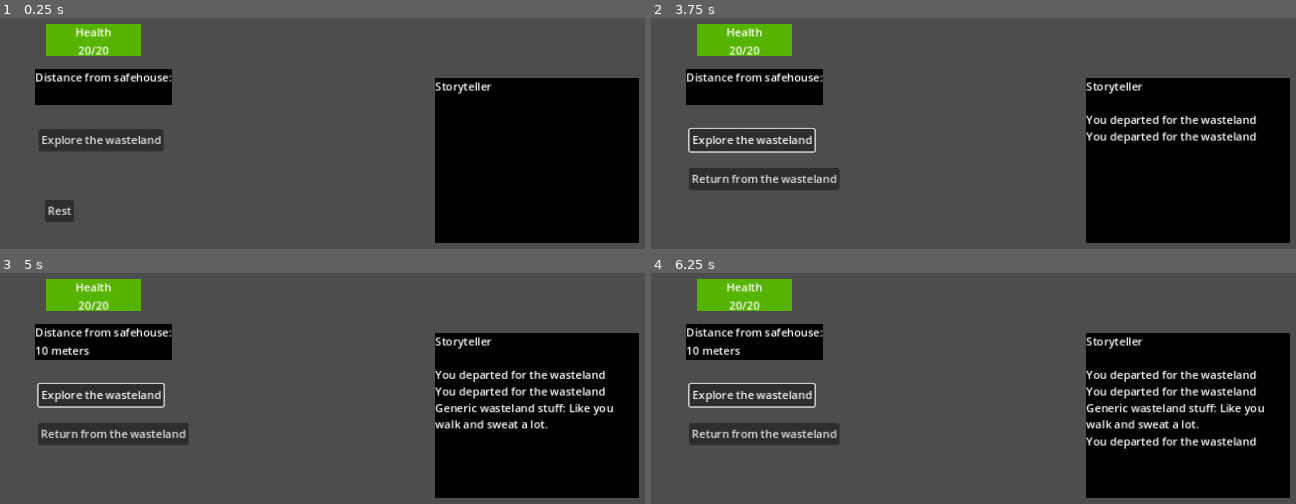
Above: before the commit, frames 1-4 (two rows, left to right).
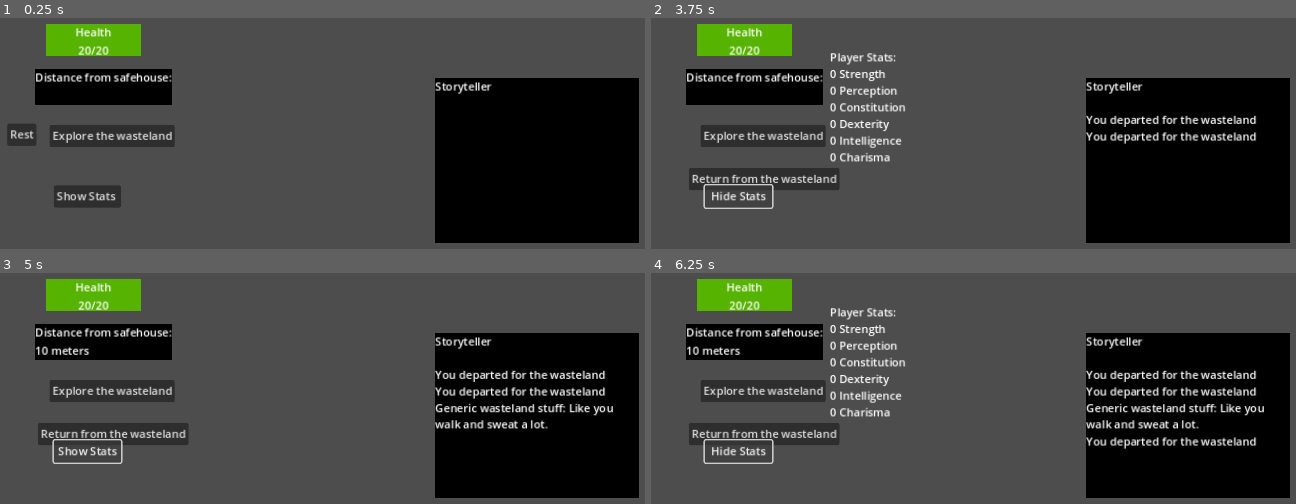
Above: after the commit, the same moments.

Repository: Cablefish1/WastelandExplorer
Game: Godot game, scene res://ui.tscn
The game is run twice, just before and just after one commit, with the same random seed, the same clock (stepped at 60 frames per second) and the same inputs.
Inputs (mouse positions are in pixels of both pictures, inside the frame that each line leads up to):
- Up to frame 1 (0.25 s): no input
- Up to frame 2 (3.75 s): click (741, 195) at 0.5 s, where only the run after the commit has a clickable "Show Stats"; click (741, 195) at 1.25 s, where only the run after the commit has a clickable "Hide Stats"; click "Explore the wasteland" at 2 s; click "Explore the wasteland" at 2.75 s; click (741, 195) at 3.5 s, where only the run after the commit has a clickable "Show Stats"
- Up to frame 3 (5 s): click (90, 450) at 4.25 s, where only the run after the commit has a clickable "Hide Stats"
- Up to frame 4 (6.25 s): click "Explore the wasteland" at 5 s; click (741, 450) at 5.75 s, where only the run after the commit has a clickable "Show Stats"

The runs differ from the first frame. In frame 1, 2.9% of the frame differs, in the area x 1-27%, y 45-89%; in frame 2, 3.7%, in the area x 5-40%, y 15-83%; in frame 3, 2.1%; in frame 4, 3.7%.

Commit message:
Added a button to display/hide stats

Diff:
--- /dev/null
+++ b/StatsPanel.gd
@@ -0,0 +1,32 @@
+extends RichTextLabel
+
+@onready var player = $"../PlayerDataObject"
+@onready var show_stats_button = $"../ShowStatsButton"
+
+
+# Called when the node enters the scene tree for the first time.
+func _ready():
+	hide()
+
+
+
+
+# Called every frame. 'delta' is the elapsed time since the previous frame.
+func _process(delta):
+	pass
+
+
+func _on_show_stats_button_pressed():
+	if self.visible == false:
+		show_stats_button.set_text("Hide Stats")
+		show()
+		clear()
+		add_text("Player Stats:")
+		newline()
+		for stat in player.stats:
+			var value = player.stats[stat]
+			add_text(str(value)+str(" "+str(stat)))
+			newline()
+	else:
+		show_stats_button.set_text("Show Stats")
+		hide()
--- a/ui.tscn
+++ b/ui.tscn
@@ -1,9 +1,10 @@
-[gd_scene load_steps=9 format=3 uid="uid://co1tpwdpfc23o"]
+[gd_scene load_steps=10 format=3 uid="uid://co1tpwdpfc23o"]
 
 [ext_resource type="Script" path="res://UI_init.gd" id="1_j44u1"]
 [ext_resource type="Script" path="res://Storyteller.gd" id="2_qy66y"]
 [ext_resource type="Script" path="res://PlayerDataObject.gd" id="3_v1l3t"]
 [ext_resource type="Script" path="res://WorldMechanics.gd" id="4_bosov"]
+[ext_resource type="Script" path="res://StatsPanel.gd" id="5_0jc0r"]
 
 [sub_resource type="StyleBoxFlat" id="StyleBoxFlat_3c2i6"]
 bg_color = Color(0, 0, 0, 1)
@@ -26,10 +27,10 @@
 
 [node name="explore_wasteland_button" type="Button" parent="."]
 layout_mode = 0
-offset_left = 67.0
-offset_top = 209.0
-offset_right = 247.0
-offset_bottom = 240.0
+offset_left = 83.0
+offset_top = 203.0
+offset_right = 263.0
+offset_bottom = 234.0
 text = "Explore the wasteland"
 
 [node name="return_from_wasteland" type="Button" parent="."]
@@ -93,10 +94,10 @@
 
 [node name="RestButton" type="Button" parent="."]
 layout_mode = 0
-offset_left = 76.0
-offset_top = 311.0
-offset_right = 118.0
-offset_bottom = 342.0
+offset_left = 22.0
+offset_top = 201.0
+offset_right = 64.0
+offset_bottom = 232.0
 text = "Rest"
 
 [node name="PlayerDataObject" type="Node" parent="."]
@@ -105,7 +106,24 @@
 [node name="WorldMechanics" type="Node" parent="."]
 script = ExtResource("4_bosov")
 
+[node name="ShowStatsButton" type="Button" parent="."]
+layout_mode = 0
+offset_left = 89.0
+offset_top = 290.0
+offset_right = 186.0
+offset_bottom = 321.0
+text = "Show Stats "
+
+[node name="StatsPanel" type="RichTextLabel" parent="."]
+layout_mode = 0
+offset_left = 269.0
+offset_top = 94.0
+offset_right = 625.0
+offset_bottom = 402.0
+script = ExtResource("5_0jc0r")
+
 [connection signal="pressed" from="explore_wasteland_button" to="." method="_on_explore_wasteland_button_pressed"]
 [connection signal="pressed" from="return_from_wasteland" to="." method="_on_return_from_wasteland_pressed"]
 [connection signal="timeout" from="ExplorationTickTimer" to="." method="_on_exploration_tick_timer_timeout"]
 [connection signal="pressed" from="RestButton" to="." method="_on_rest_button_pressed"]
+[connection signal="pressed" from="ShowStatsButton" to="StatsPanel" method="_on_show_stats_button_pressed"]
